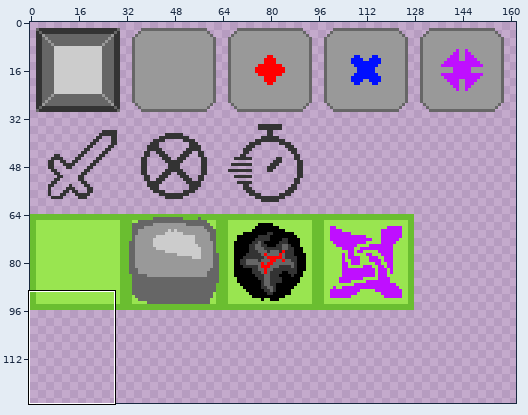
Edited in one commit: pixel-art file (assets/raw/openchaosdefender.aseprite). Above, an overview of the earlier version with the close-up marked.
Close-up. Before the commit:
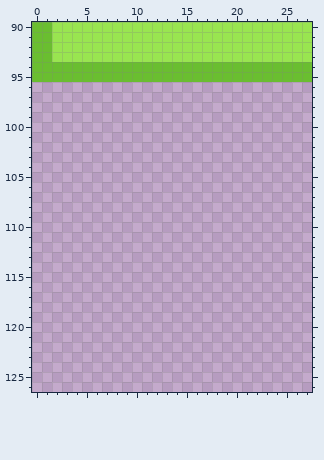
320x320 pixels, 1 frame. Shown: x 0..27, y 90..126. The wide view leaves out empty margins.
After the commit:
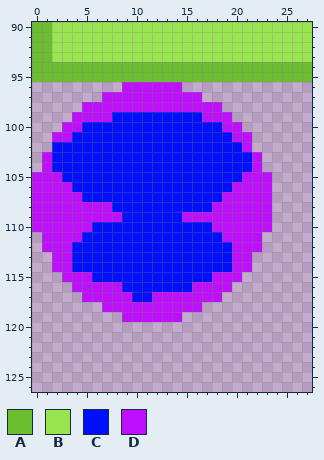
Palette (. is transparent): A #6abe30  B #99e550  C #000fff  D #bf0fff
Changes in this commit:
Layer "Forground":
y 96: x 9..14 ...... -> DDDDDD
y 97: x 7..16 .......... -> DDDDDDDDDD
y 98: x 5..18 .............. -> DDDDDDDDDDDDDD
y 99: x 4..19 ................ -> DDDDCCCCCCCCCDDD
y 100: x 3..20 .................. -> DDCCCCCCCCCCCCCCDD
y 101: x 2..21 .................... -> DDCCCCCCCCCCCCCCCCDD
y 102: x 2..21 .................... -> CCCCCCCCCCCCCCCCCCCD
y 103..104: x 1..22 ...................... -> DCCCCCCCCCCCCCCCCCCCCD
y 105: x 0..23 ........................ -> DDDCCCCCCCCCCCCCCCCCCDDD
y 106: x 0..23 ........................ -> DDDDCCCCCCCCCCCCCCCCDDDD
y 107: x 0..23 ........................ -> DDDDDCCCCCCCCCCCCCCDDDDD
y 108: x 0..23 ........................ -> DDDDDDDDCCCCCCCCCCDDDDDD
y 109: x 0..23 ........................ -> DDDDDDDDDCCCCCCDDDDDDDDD
y 110: x 0..23 ........................ -> DDDDDDCCCCCCCCCCCCDDDDDD
y 111: x 1..22 ...................... -> DDDDCCCCCCCCCCCCCCDDDD
y 112: x 1..22 ...................... -> DDDCCCCCCCCCCCCCCCCDDD
y 113..114: x 2..21 .................... -> DDCCCCCCCCCCCCCCCCDD
y 115: x 3..20 .................. -> DDDCCCCCCCCCCCCDDD
y 116: x 4..19 ................ -> DDDDDCCCCCCCDDDD
y 117: x 5..18 .............. -> DDDDDCCDDDDDDD
y 118: x 7..16 .......... -> DDDDDDDDDD
y 119: x 9..14 ...... -> DDDDDD
Pixel boxes of the changes (left, top, right, bottom) in both close-ups:
added: (32, 82, 272, 322)
